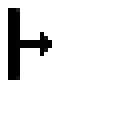
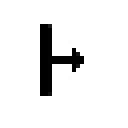
Revision of a layered 128 x 128 image; what changed, layer by layer:
painted on "Pan east" over [8, 8, 84, 96]
